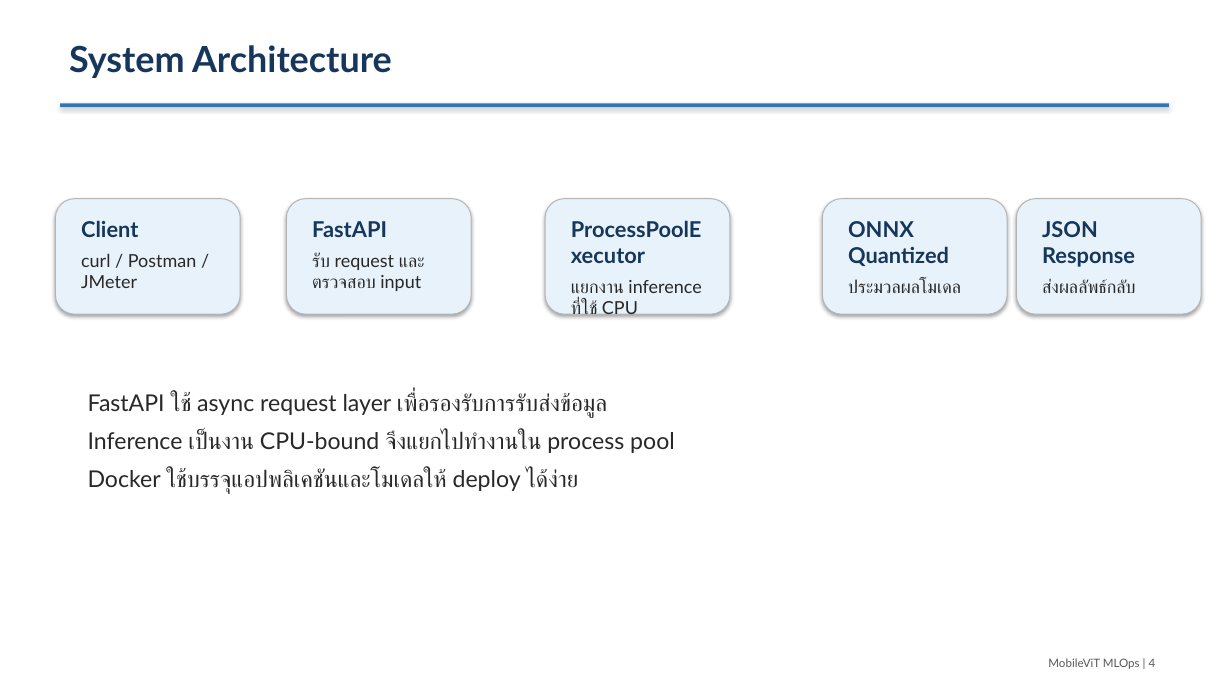
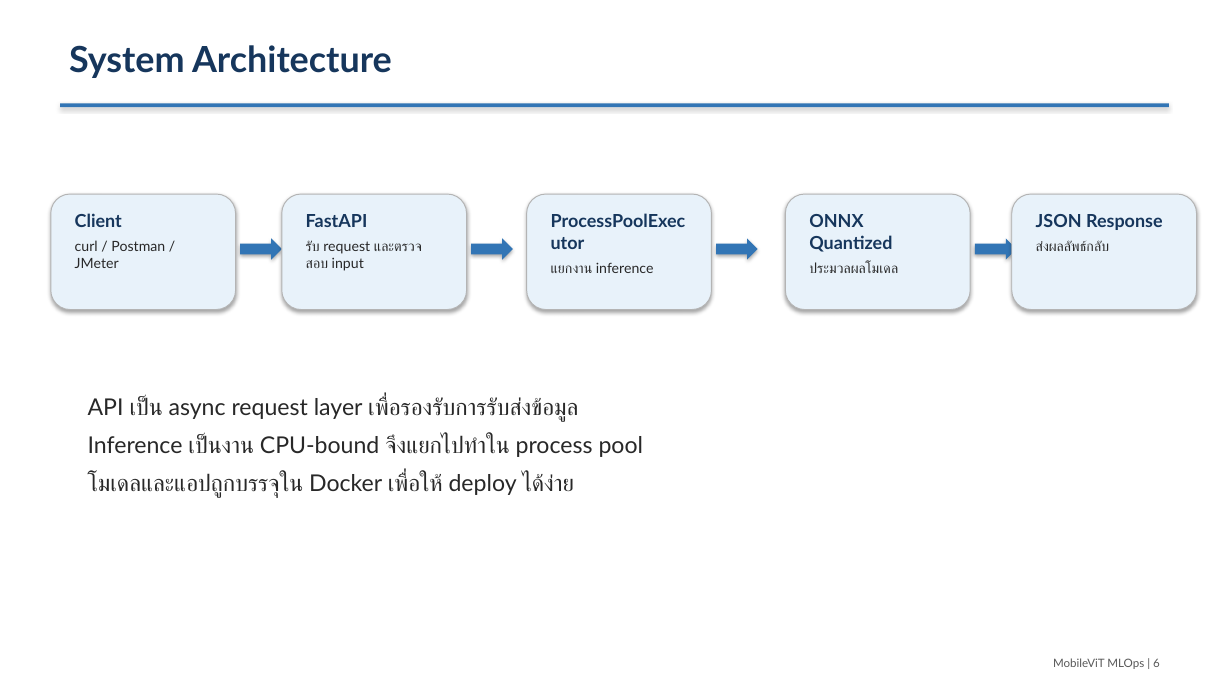
Before and after one commit to Tanasphon/AIE_MLOP_project, a slide deck: slide 6 of presentation/mobilevit_mlops_presentation.pptx (slide 4 before the commit). Drawn at 1232x693 pixels with LibreOffice and Linux fonts; fonts in the diff are those of the drawing. Boxes give left, top, right and bottom in pixels: in the first picture for what was removed or moved away, otherwise in the second. Text is boxed around its words. In the diff, an @@ line names an element or a change of style, - is before the commit and + after.

```diff
--- a/presentation/mobilevit_mlops_presentation.pptx
+++ b/presentation/mobilevit_mlops_presentation.pptx
@@ text "Client" at (75,213,165,268): size 17 to 14 pt in "Client"; size 14 to 11 pt in "curl / Postman / JMeter"; less space between paragraphs @@
@@ text "FastAPI" at (306,214,370,271): size 17 to 14 pt in "FastAPI"; size 14 to 11 pt in "รับ request และตรวจสอบ input"; less space between paragraphs @@
@@ rounded rectangle: place and size @@
-rounded rectangle at (823,199,1007,314)
+rounded rectangle at (527,194,712,310)
@@ text "ProcessPoolExecutor": place and size @@
-text "ProcessPoolExecutor" at (571,280,701,316)
+text "ProcessPoolExecutor" at (551,262,654,273)
@@ text "ProcessPoolExecutor" at (551,262,654,273): size 17 to 14 pt in "ProcessPoolExecutor" @@
@@ rounded rectangle: place and size @@
-rounded rectangle at (545,199,730,314)
+rounded rectangle at (786,194,970,310)
@@ text "ONNX Quantized": place and size @@
-text "ONNX Quantized" at (848,221,961,293)
+text "ONNX Quantized" at (809,214,898,273)
@@ text "ONNX Quantized" at (809,214,898,273): size 17 to 14 pt in "ONNX Quantized"; size 14 to 11 pt in "ประมวลผลโมเดล"; less space between paragraphs @@
@@ 3 rounded rectangles: place and size @@
-3 rounded rectangles at (55,199,1202,314)
+3 rounded rectangles at (51,194,1197,310)
@@ text "JSON Response" at (1036,214,1163,251): size 17 to 14 pt in "JSON Response"; size 14 to 11 pt in "ส่งผลลัพธ์กลับ"; less space between paragraphs @@
@@ right arrow added at (240,238,282,260), fill #3275B5 @@
@@ right arrow added at (471,238,513,260), fill #3275B5 @@
@@ right arrow added at (716,238,758,260), fill #3275B5 @@
@@ right arrow added at (975,238,1017,260), fill #3275B5 @@
@@ text at (551,262,654,273): text changed; size 14 to 11 pt @@
-แยกงาน inference ที่ใช้ CPU
+แยกงาน inference
@@ text at (88,397,644,498): text changed @@
-FastAPI ใช้ async request layer เพื่อรองรับการรับส่งข้อมูล
-Inference เป็นงาน CPU-bound จึงแยกไปทำงานใน process pool
-Docker ใช้บรรจุแอปพลิเคชันและโมเดลให้ deploy ได้ง่าย
+API เป็น async request layer เพื่อรองรับการรับส่งข้อมูล
+Inference เป็นงาน CPU-bound จึงแยกไปทำใน process pool
+โมเดลและแอปถูกบรรจุใน Docker เพื่อให้ deploy ได้ง่าย
@@ text at (1053,658,1160,669): text changed @@
-MobileViT MLOps | 4
+MobileViT MLOps | 6
```
Also in this commit, not shown: 9 other slides changed, 4 slides added, 1 other file.
